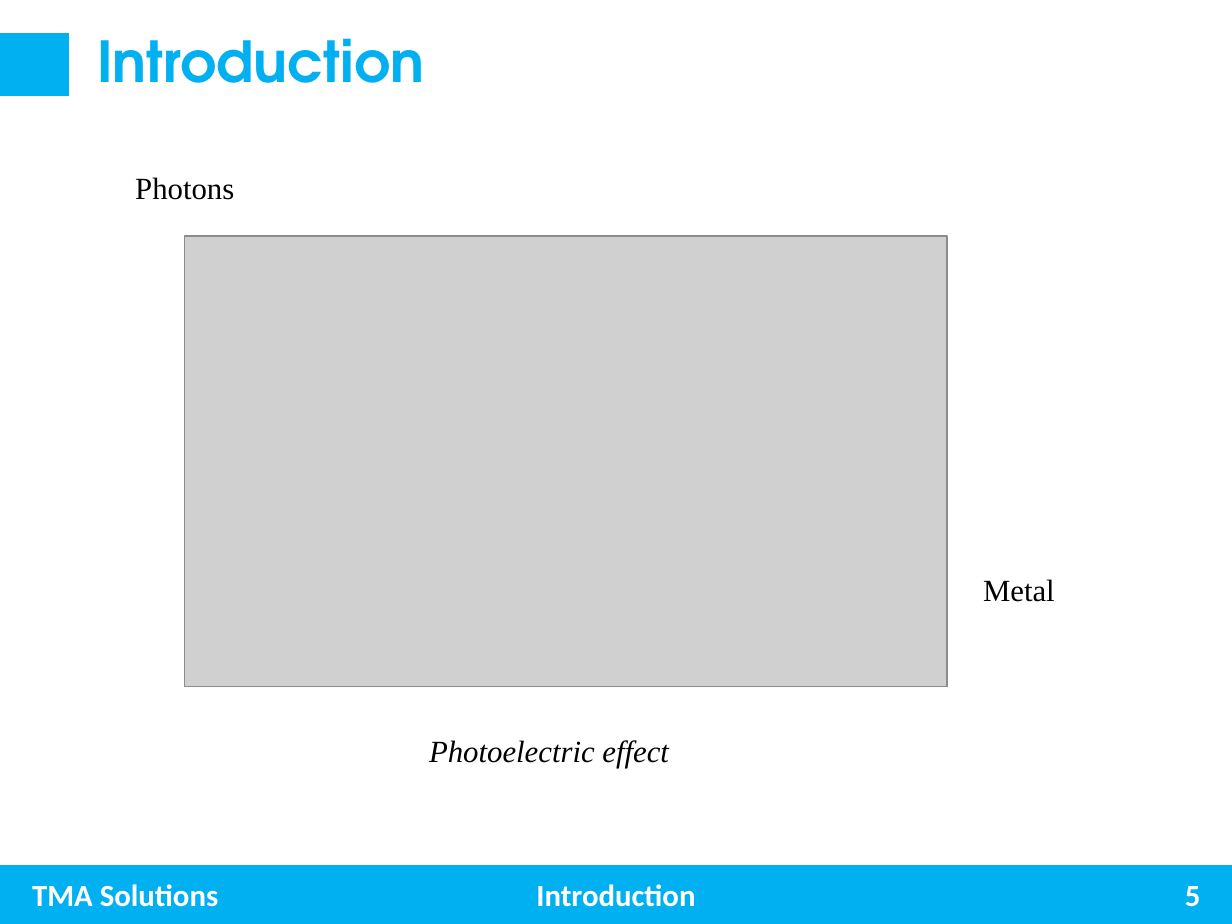
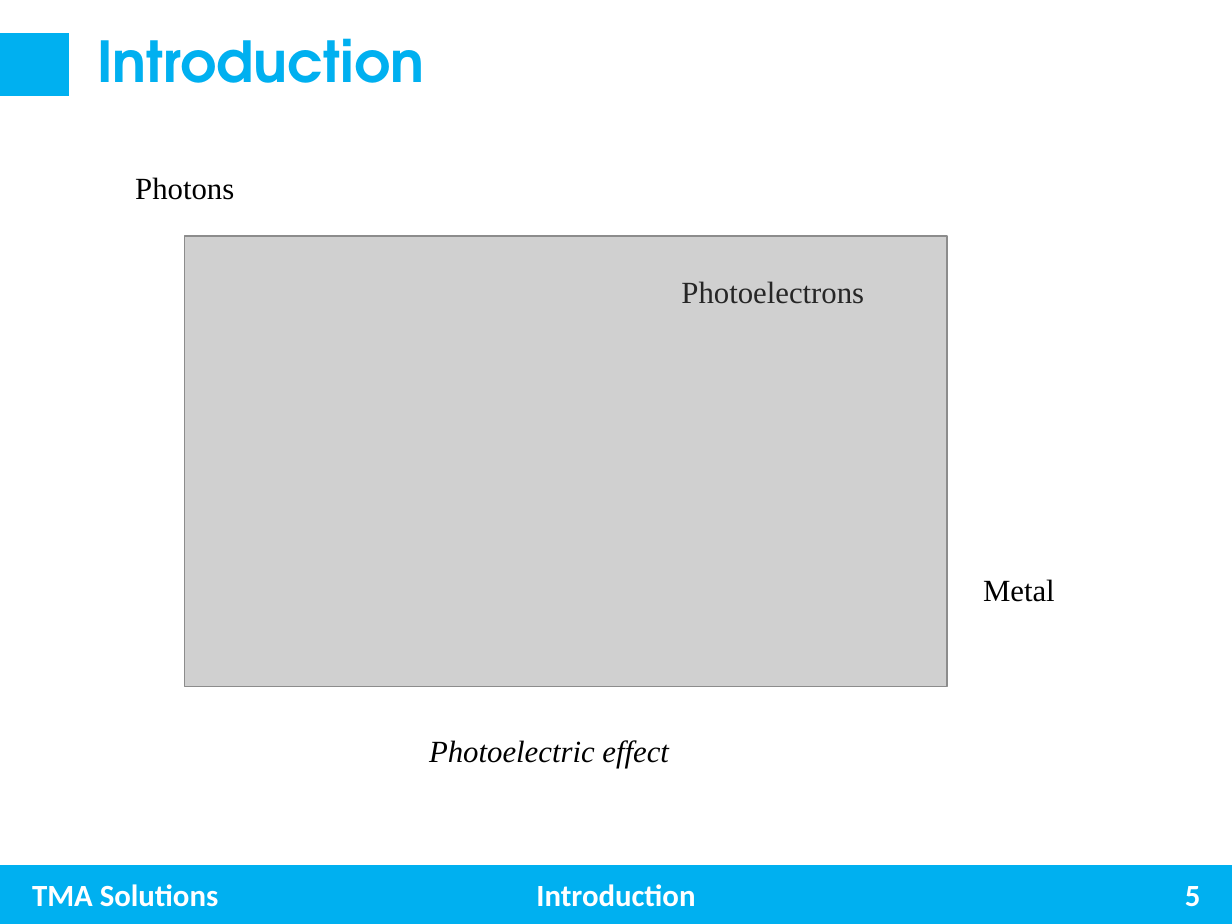
Before and after one commit to trungnghia2009/MachineLearning, a slide deck: slide 5 of Photoelectric effect.pptx. Drawn at 1232x924 pixels with LibreOffice and Linux fonts; fonts in the diff are those of the drawing; grey boxes stand for pictures. Boxes give left, top, right and bottom in pixels: in the first picture for what was removed or moved away, otherwise in the second. Text is boxed around its words. In the diff, an @@ line names an element or a change of style, - is before the commit and + after.

```diff
--- a/Photoelectric effect.pptx
+++ b/Photoelectric effect.pptx
@@ text added at [681, 281, 864, 304], 18 pt, text #262626 @@
+Photoelectrons
```
Also in this commit, not shown: 7 other slides changed.
